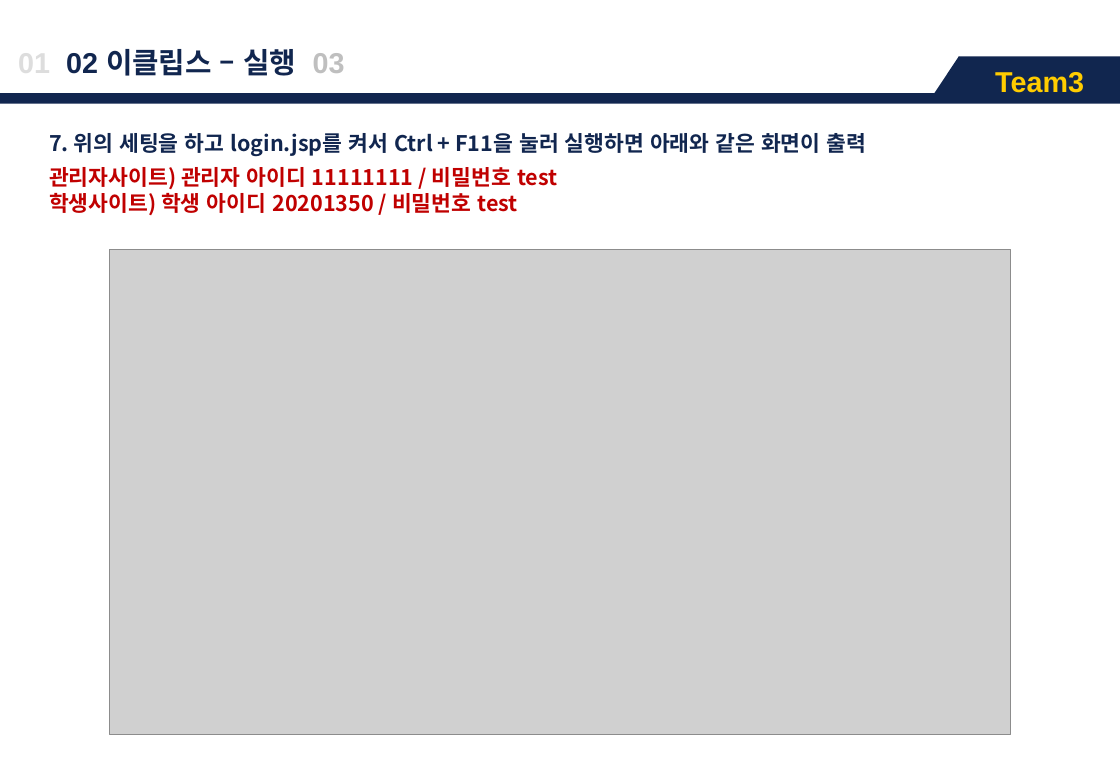
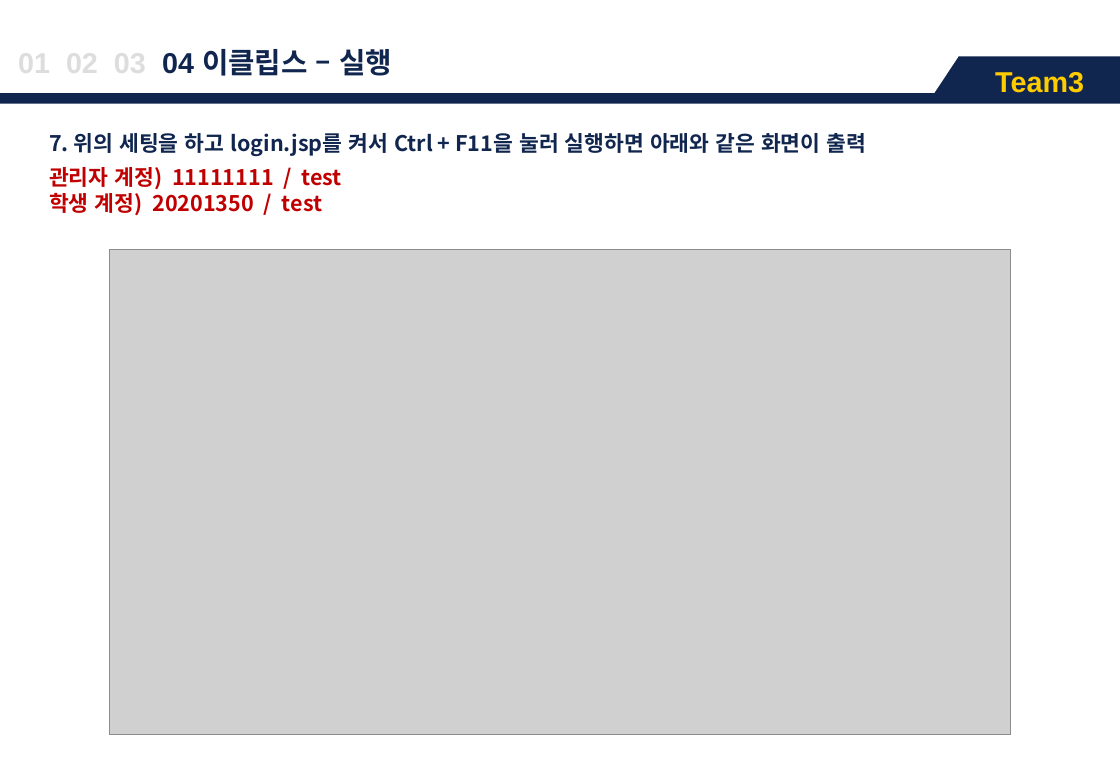
Before and after one commit to ojiyeon/Team3_2, a slide deck: slide 11 of 1_Team3_메뉴얼.pptx (slide 9 before the commit). Drawn at 1120x775 pixels with LibreOffice and Linux fonts; fonts in the diff are those of the drawing; grey boxes stand for pictures. Boxes give left, top, right and bottom in pixels: in the first picture for what was removed or moved away, otherwise in the second. Text is boxed around its words. In the diff, an @@ line names an element or a change of style, - is before the commit and + after.

```diff
--- a/1_Team3_메뉴얼.pptx
+++ b/1_Team3_메뉴얼.pptx
@@ text at <box>162,49,392,76</box>: text changed @@
-01 02 이클립스 – 실행 03
+01 02 03 04 이클립스 – 실행
@@ text at <box>49,167,342,215</box>: text changed @@
-관리자사이트) 관리자 아이디 11111111 / 비밀번호 test
-학생사이트) 학생 아이디 20201350 / 비밀번호 test
+관리자 계정) 11111111 / test
+학생 계정) 20201350 / test
```
Also in this commit, not shown: 8 other slides changed, 1 slide added.
